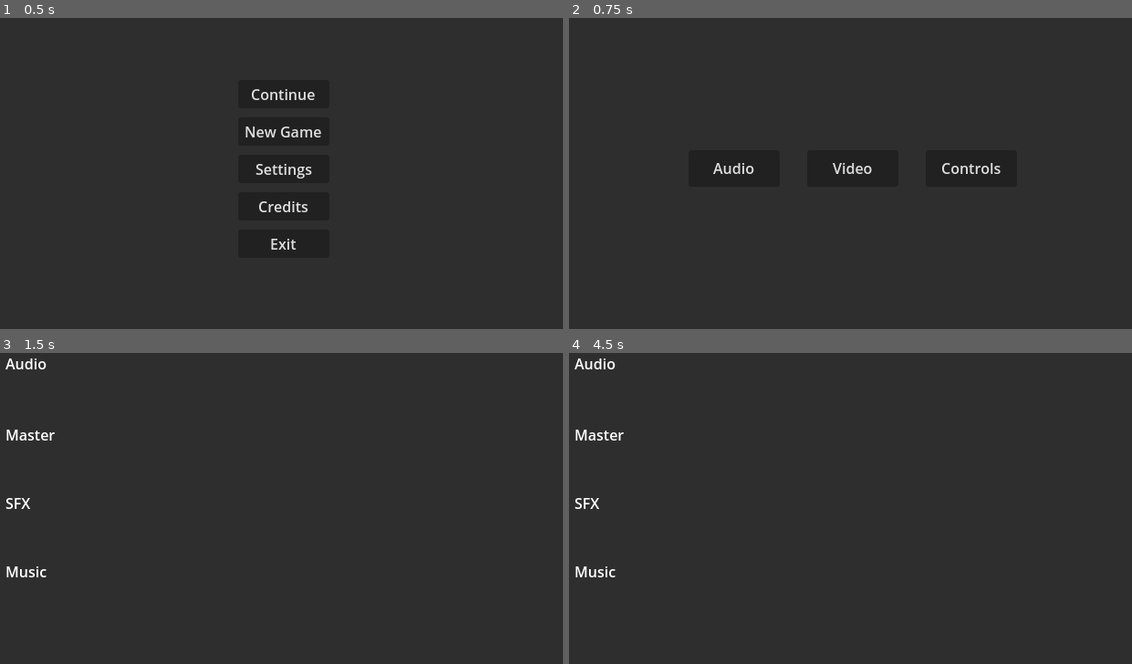
Above: before the commit, frames 1-4 (two rows, left to right).
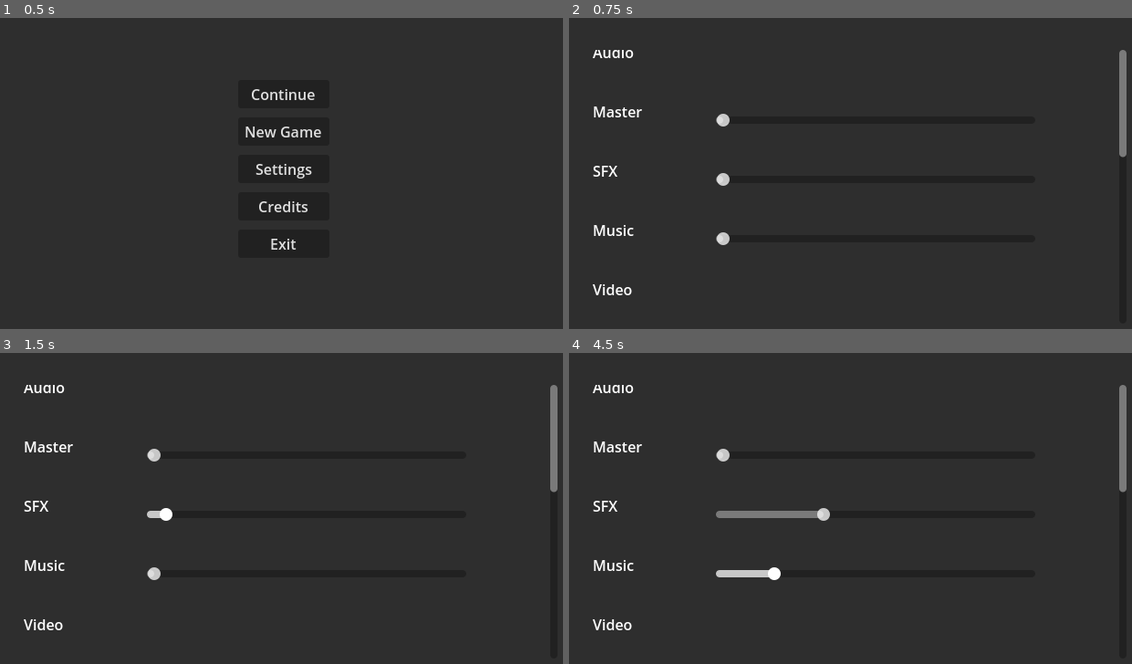
Above: after the commit, the same moments.

Repository: GitterRitter/Ashes-To-Ash
Game: Godot game, scene res://scenes/start.tscn
The game is run twice, just before and just after one commit, with the same random seed, the same clock (stepped at 60 frames per second) and the same inputs.
Inputs (mouse positions are in pixels of both pictures, inside the frame that each line leads up to):
- Up to frame 1 (0.5 s): no input
- Up to frame 2 (0.75 s): click "Settings" at 0.5 s
- Up to frame 3 (1.5 s): click (163, 502) at 1.25 s, where only the run before the commit has a clickable "Audio"
- Up to frame 4 (4.5 s): tap Enter at 2, 3.5 s; move the mouse to (979, 486) at 2.02 s; hold Shift 2.03-2.75 s; click (979, 486) at 2.17 s; tap Space at 2.75, 4.25 s; drag from (737, 520) to (822, 570) at 2.77 s; move the mouse to (912, 430) at 3.52 s; tap Ctrl at 3.6 s; click (912, 430) at 3.67 s; drag from (822, 570) to (675, 455) at 4.27 s

Frame 1 is identical in both runs. In frame 2, 1.7% of the frame differs, in the area x 4-100%, y 10-90%; in frame 3, 1.8%; in frame 4, 2.4%, in the area x 0-100%, y 1-90%.
Error after the commit: Parse Error: Too many arguments for "get_file()" call. Expected at most 0 but received 1. (res://scripts/settings.gd:63)

Commit message:
feat: added methods for creatings configs #6

Diff:
--- a/ashes-to-ash--a-poacher's-tale/project.godot
+++ b/ashes-to-ash--a-poacher's-tale/project.godot
@@ -32,7 +32,7 @@
 
 [editor_plugins]
 
-enabled=PackedStringArray("res://addons/gut/plugin.cfg")
+enabled=PackedStringArray()
 
 [rendering]
 
--- a/ashes-to-ash--a-poacher's-tale/scenes/settings/audio.tscn
+++ /dev/null
@@ -1,53 +0,0 @@
-[gd_scene load_steps=2 format=3 uid="uid://mo0x1irdbgmr"]
-
-[sub_resource type="StyleBoxFlat" id="StyleBoxFlat_1v7tl"]
-bg_color = Color(0.17881, 0.17881, 0.17881, 1)
-
-[node name="Audio" type="Control"]
-layout_mode = 3
-anchors_preset = 15
-anchor_right = 1.0
-anchor_bottom = 1.0
-grow_horizontal = 2
-grow_vertical = 2
-
-[node name="Panel" type="Panel" parent="."]
-layout_mode = 0
-offset_right = 640.0
-offset_bottom = 360.0
-theme_override_styles/panel = SubResource("StyleBoxFlat_1v7tl")
-
-[node name="RichTextLabel" type="RichTextLabel" parent="Panel"]
-layout_mode = 0
-offset_left = 15.0
-offset_top = 15.0
-offset_right = 109.0
-offset_bottom = 55.0
-text = "Audio"
-
-[node name="VBoxContainer" type="VBoxContainer" parent="Panel"]
-layout_mode = 1
-anchors_preset = 4
-anchor_top = 0.5
-anchor_bottom = 0.5
-offset_left = 15.0
-offset_top = -41.5
-offset_right = 237.0
-offset_bottom = 41.5
-grow_vertical = 2
-theme_override_constants/separation = 50
-
-[node name="MasterLabel" type="RichTextLabel" parent="Panel/VBoxContainer"]
-custom_minimum_size = Vector2(10, 25)
-layout_mode = 2
-text = "Master"
-
-[node name="SXFLabel" type="RichTextLabel" parent="Panel/VBoxContainer"]
-custom_minimum_size = Vector2(10, 25)
-layout_mode = 2
-text = "SFX"
-
-[node name="MusicLabel" type="RichTextLabel" parent="Panel/VBoxContainer"]
-custom_minimum_size = Vector2(10, 25)
-layout_mode = 2
-text = "Music"
--- a/ashes-to-ash--a-poacher's-tale/scenes/settings/controls.tscn
+++ /dev/null
@@ -1,25 +0,0 @@
-[gd_scene load_steps=2 format=3 uid="uid://dr13ob46a0bee"]
-
-[sub_resource type="StyleBoxFlat" id="StyleBoxFlat_tb62b"]
-bg_color = Color(0.17881, 0.17881, 0.17881, 1)
-
-[node name="Controls" type="Control"]
-layout_mode = 3
-anchors_preset = 15
-anchor_right = 1.0
-anchor_bottom = 1.0
-grow_horizontal = 2
-grow_vertical = 2
-
-[node name="Panel" type="Panel" parent="."]
-offset_right = 640.0
-offset_bottom = 360.0
-theme_override_styles/panel = SubResource("StyleBoxFlat_tb62b")
-
-[node name="RichTextLabel" type="RichTextLabel" parent="Panel"]
-layout_mode = 0
-offset_left = 15.0
-offset_top = 15.0
-offset_right = 109.0
-offset_bottom = 55.0
-text = "Controls"
--- a/ashes-to-ash--a-poacher's-tale/scenes/settings/settings.tscn
+++ b/ashes-to-ash--a-poacher's-tale/scenes/settings/settings.tscn
@@ -1,11 +1,14 @@
-[gd_scene load_steps=3 format=3 uid="uid://bal7j02nwnm4i"]
+[gd_scene load_steps=4 format=3 uid="uid://bal7j02nwnm4i"]
 
 [ext_resource type="Script" uid="uid://bb2njj3hcbn1n" path="res://scripts/settings.gd" id="1_26ncd"]
 
 [sub_resource type="StyleBoxFlat" id="StyleBoxFlat_rnmoi"]
 bg_color = Color(0.17881, 0.17881, 0.17881, 1)
 
-[node name="Settings" type="Control" node_paths=PackedStringArray("audio_button", "video_button", "controls_button")]
+[sub_resource type="StyleBoxFlat" id="StyleBoxFlat_26ncd"]
+bg_color = Color(0.17881, 0.17881, 0.17881, 1)
+
+[node name="Settings" type="Control" node_paths=PackedStringArray("master_slide", "sfx_slide", "music_slide", "screen_mode_menu", "resolution_menu", "vertical_sync_button", "max_fps_line_edit")]
 layout_mode = 3
 anchors_preset = 15
 anchor_right = 1.0
@@ -13,9 +16,13 @@
 grow_horizontal = 2
 grow_vertical = 2
 script = ExtResource("1_26ncd")
-audio_button = NodePath("Panel/HBoxContainer/AudioButton")
-video_button = NodePath("Panel/HBoxContainer/VideoButton")
-controls_button = NodePath("Panel/HBoxContainer/ControlsButton")
+master_slide = NodePath("Panel/ScrollContainer/Panel/VBoxInputs/MasterSlide")
+sfx_slide = NodePath("Panel/ScrollContainer/Panel/VBoxInputs/SFXSlide")
+music_slide = NodePath("Panel/ScrollContainer/Panel/VBoxInputs/MusicSlide")
+screen_mode_menu = NodePath("Panel/ScrollContainer/Panel/VBoxInputs/ScreenModeMenu")
+resolution_menu = NodePath("Panel/ScrollContainer/Panel/VBoxInputs/ResolutionMenu")
+vertical_sync_button = NodePath("Panel/ScrollContainer/Panel/VBoxInputs/VsyncButton")
+max_fps_line_edit = NodePath("Panel/ScrollContainer/Panel/VBoxInputs/MaxFpsLineEdit")
 
 [node name="Panel" type="Panel" parent="."]
 layout_mode = 0
@@ -23,33 +30,151 @@
 offset_bottom = 360.0
 theme_override_styles/panel = SubResource("StyleBoxFlat_rnmoi")
 
-[node name="HBoxContainer" type="HBoxContainer" parent="Panel"]
+[node name="ScrollContainer" type="ScrollContainer" parent="Panel"]
+custom_minimum_size = Vector2(600, 300)
 layout_mode = 1
 anchors_preset = 8
 anchor_left = 0.5
 anchor_top = 0.5
 anchor_right = 0.5
 anchor_bottom = 0.5
-offset_left = -154.0
-offset_top = -20.0
-offset_right = 154.0
-offset_bottom = 20.0
+offset_left = -300.0
+offset_top = -130.0
+offset_right = 300.0
+offset_bottom = 170.0
 grow_horizontal = 2
 grow_vertical = 2
-theme_override_constants/separation = 30
 
-[node name="AudioButton" type="Button" parent="Panel/HBoxContainer"]
-custom_minimum_size = Vector2(100, 30)
+[node name="Panel" type="Panel" parent="Panel/ScrollContainer"]
+custom_minimum_size = Vector2(600, 800)
 layout_mode = 2
-text = "Audio
-"
+theme_override_styles/panel = SubResource("StyleBoxFlat_26ncd")
 
-[node name="VideoButton" type="Button" parent="Panel/HBoxContainer"]
-custom_minimum_size = Vector2(100, 30)
+[node name="VBoxLabels" type="VBoxContainer" parent="Panel/ScrollContainer/Panel"]
+layout_mode = 1
+anchors_preset = 4
+anchor_top = 0.5
+anchor_bottom = 0.5
+offset_left = 15.0
+offset_top = -400.0
+offset_right = 165.0
+offset_bottom = 210.0
+grow_vertical = 2
+theme_override_constants/separation = 40
+
+[node name="AudioLabel" type="RichTextLabel" parent="Panel/ScrollContainer/Panel/VBoxLabels"]
+custom_minimum_size = Vector2(10, 25)
+layout_mode = 2
+text = "Audio"
+
+[node name="MasterLabel" type="RichTextLabel" parent="Panel/ScrollContainer/Panel/VBoxLabels"]
+custom_minimum_size = Vector2(10, 25)
+layout_mode = 2
+text = "Master"
+
+[node name="SXFLabel" type="RichTextLabel" parent="Panel/ScrollContainer/Panel/VBoxLabels"]
+custom_minimum_size = Vector2(10, 25)
+layout_mode = 2
+text = "SFX"
+
+[node name="MusicLabel" type="RichTextLabel" parent="Panel/ScrollContainer/Panel/VBoxLabels"]
+custom_minimum_size = Vector2(10, 25)
+layout_mode = 2
+text = "Music"
+
+[node name="VideoLabel" type="RichTextLabel" parent="Panel/ScrollContainer/Panel/VBoxLabels"]
+custom_minimum_size = Vector2(10, 25)
 layout_mode = 2
 text = "Video"
 
-[node name="ControlsButton" type="Button" parent="Panel/HBoxContainer"]
-custom_minimum_size = Vector2(100, 30)
+[node name="ScreenModeLabel" type="RichTextLabel" parent="Panel/ScrollContainer/Panel/VBoxLabels"]
+custom_minimum_size = Vector2(150, 31)
+layout_mode = 2
+text = "Screen Mode"
+
+[node name="ResolutionLabel" type="RichTextLabel" parent="Panel/ScrollContainer/Panel/VBoxLabels"]
+custom_minimum_size = Vector2(150, 31)
+layout_mode = 2
+text = "Resolution"
+
+[node name="VsyncLabel" type="RichTextLabel" parent="Panel/ScrollContainer/Panel/VBoxLabels"]
+custom_minimum_size = Vector2(150, 31)
+layout_mode = 2
+text = "Vertical Sync"
+
+[node name="MaxFpsLabel" type="RichTextLabel" parent="Panel/ScrollContainer/Panel/VBoxLabels"]
+custom_minimum_size = Vector2(150, 25)
+layout_mode = 2
+text = "Max FPS"
+
+[node name="ControlsLabel" type="RichTextLabel" parent="Panel/ScrollContainer/Panel/VBoxLabels"]
+custom_minimum_size = Vector2(150, 25)
 layout_mode = 2
 text = "Controls"
+
+[node name="VBoxInputs" type="VBoxContainer" parent="Panel/ScrollContainer/Panel"]
+layout_mode = 1
+anchors_preset = 8
+anchor_left = 0.5
+anchor_top = 0.5
+anchor_right = 0.5
+anchor_bottom = 0.5
+offset_left = -150.0
+offset_top = -400.0
+offset_right = 200.0
+offset_bottom = 298.0
+grow_horizontal = 2
+grow_vertical = 2
+theme_override_constants/separation = 40
+
+[node name="Space1" type="RichTextLabel" parent="Panel/ScrollContainer/Panel/VBoxInputs"]
+custom_minimum_size = Vector2(10, 25)
+layout_mode = 2
+
+[node name="MasterSlide" type="HSlider" parent="Panel/ScrollContainer/Panel/VBoxInputs"]
+custom_minimum_size = Vector2(250, 25)
+layout_mode = 2
+max_value = 100.01
+
+[node name="SFXSlide" type="HSlider" parent="Panel/ScrollContainer/Panel/VBoxInputs"]
+custom_minimum_size = Vector2(250, 25)
+layout_mode = 2
+
+[node name="MusicSlide" type="HSlider" parent="Panel/ScrollContainer/Panel/VBoxInputs"]
+custom_minimum_size = Vector2(350, 25)
+layout_mode = 2
+size_flags_horizontal = 0
+
+[node name="Space2" type="RichTextLabel" parent="Panel/ScrollContainer/Panel/VBoxInputs"]
+custom_minimum_size = Vector2(10, 25)
+layout_mode = 2
+
+[node name="ScreenModeMenu" type="OptionButton" parent="Panel/ScrollContainer/Panel/VBoxInputs"]
+layout_mode = 2
+item_count = 2
+popup/item_0/text = "Full Screen"
+popup/item_0/id = 0
+popup/item_1/text = "Windowed"
+popup/item_1/id = 1
+
+[node name="ResolutionMenu" type="OptionButton" parent="Panel/ScrollContainer/Panel/VBoxInputs"]
+layout_mode = 2
+item_count = 4
+popup/item_0/text = "640x360"
+popup/item_0/id = 2
+popup/item_1/text = "1280x720"
+popup/item_1/id = 3
+popup/item_2/text = "1920x1080"
+popup/item_2/id = 0
+popup/item_3/text = "2560x1440"
+popup/item_3/id = 1
+
+[node name="VsyncButton" type="CheckButton" parent="Panel/ScrollContainer/Panel/VBoxInputs"]
+layout_mode = 2
+
+[node name="MaxFpsLineEdit" type="LineEdit" parent="Panel/ScrollContainer/Panel/VBoxInputs"]
+layout_mode = 2
+
+[node name="Space3" type="RichTextLabel" parent="Panel/ScrollContainer/Panel/VBoxInputs"]
+custom_minimum_size = Vector2(10, 25)
+layout_mode = 2
--- a/ashes-to-ash--a-poacher's-tale/scenes/settings/video.tscn
+++ /dev/null
@@ -1,25 +0,0 @@
-[gd_scene load_steps=2 format=3 uid="uid://ftotp0bnme8u"]
-
-[sub_resource type="StyleBoxFlat" id="StyleBoxFlat_g6n4n"]
-bg_color = Color(0.17881, 0.17881, 0.17881, 1)
-
-[node name="Video" type="Control"]
-layout_mode = 3
-anchors_preset = 15
-anchor_right = 1.0
-anchor_bottom = 1.0
-grow_horizontal = 2
-grow_vertical = 2
-
-[node name="Panel" type="Panel" parent="."]
-offset_right = 640.0
-offset_bottom = 360.0
-theme_override_styles/panel = SubResource("StyleBoxFlat_g6n4n")
-
-[node name="RichTextLabel" type="RichTextLabel" parent="Panel"]
-layout_mode = 0
-offset_left = 15.0
-offset_top = 15.0
-offset_right = 109.0
-offset_bottom = 55.0
-text = "Video"
--- a/ashes-to-ash--a-poacher's-tale/scripts/settings.gd
+++ b/ashes-to-ash--a-poacher's-tale/scripts/settings.gd
@@ -1,20 +1,65 @@
 extends Node
 
-@export var audio_button : Button
-@export var video_button : Button
-@export var controls_button : Button
+# Sound Settings
+@export var master_slide : HSlider
+@export var sfx_slide : HSlider
+@export var music_slide : HSlider
+
+# Visual Settings
+@export var screen_mode_menu : OptionButton
+@export var resolution_menu : OptionButton
+@export var vertical_sync_button : CheckButton
+@export var max_fps_line_edit : LineEdit
+
+# Control Settings
+
+
+var master_volume : int
+var sfx_volume : int
+var music_volume : int
+
+var screen_mode : String
+var resolution : String
+var vertical_sync_on : bool
+var max_fps : int
+
+var keybinds : Dictionary
+
 
 func _ready():
-	audio_button.pressed.connect(on_audio_button_pressed)
-	video_button.pressed.connect(on_new_game_button_pressed)
-	controls_button.pressed.connect(on_settings_button_pressed)
+	pass
 
+func create_default_config() -> Dictionary:
+	var keybinds = {
+		"up": "w",
+		"down" : "s",
+		"left" : "a",
+		"right" : "d",
+		"jump" : "space"
+	};
+	var config = {
+		"master_volume" : 1,
+		"sfx_volume" : 1,
+		"music_volume" : 1,
+		"screen_mode" : "Fullscreen",
+		"resolution" : "1920x1080",
+		"vertical_sync_on" : false,
+		"max_fps" : 60,
+		"keybinds" : keybinds
+	}
+	return config;
 
-func on_audio_button_pressed():
-	SceneLoader.change_scene("res://scenes/settings/audio.tscn")
+func load_config(config : Dictionary):
+	master_volume = config["master_volume"];
+	sfx_volume = config["sfx_volume"];
+	music_volume = config["music_volume"];
+	screen_mode = config["master_volume"];
+	resolution = config["resolution"];
+	vertical_sync_on = config["vertical_sync_on"];
+	max_fps = config["max_fps"];
+	keybinds = config["keybinds"];
 
-func on_new_game_button_pressed():
-	SceneLoader.change_scene("res://scenes/settings/video.tscn")
-
-func on_settings_button_pressed():
-	SceneLoader.change_scene("res://scenes/settings/controls.tscn")
+func get_config_from_path(path : String) -> Dictionary:
+	var config_string = String.get_file(path);
+	var config = {};
+	return config;
